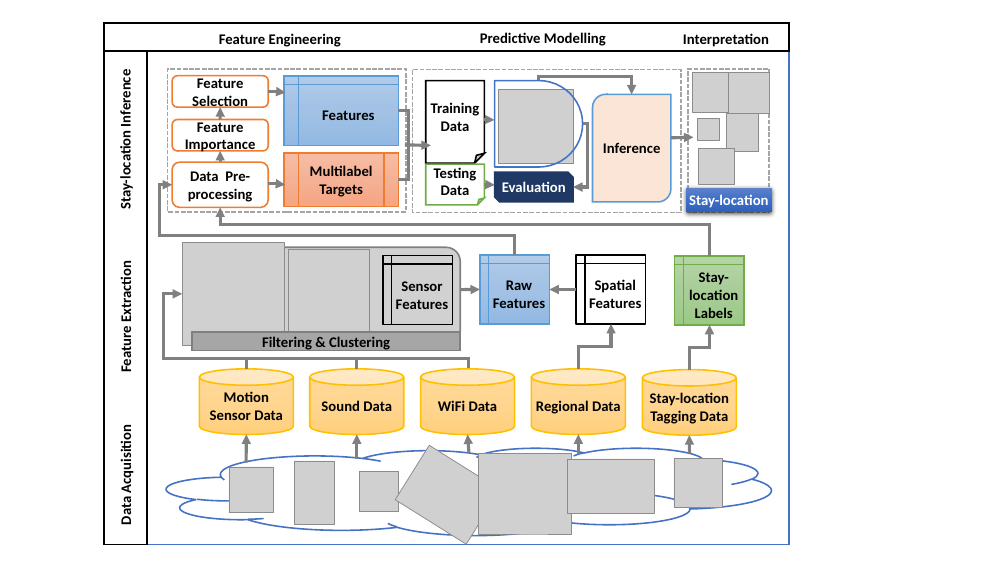
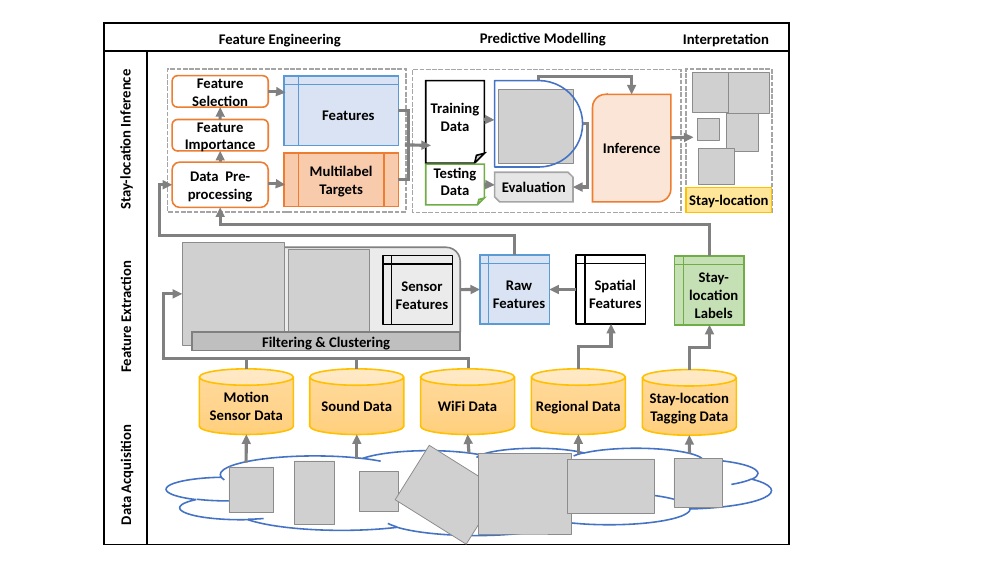
Before and after one commit to prasenjit52282/BuStop, a slide deck: slide 1 of 4. MotivationPlots/powerpoints/PoI framework.pptx. Drawn at 1008x567 pixels with LibreOffice and Linux fonts; fonts in the diff are those of the drawing; grey boxes stand for pictures. Boxes give left, top, right and bottom in pixels: in the first picture for what was removed or moved away, otherwise in the second. Text is boxed around its words. In the diff, an @@ line names an element or a change of style, - is before the commit and + after.

```diff
--- a/4. MotivationPlots/powerpoints/PoI framework.pptx
+++ b/4. MotivationPlots/powerpoints/PoI framework.pptx
@@ rectangle at [147, 51, 789, 545]: outline #4472C4 1.5 pt to #000000 1.5 pt @@
@@ flow chart internal storage "Features" at [284, 76, 399, 145]: fill gradient #B1CBE9 to #A3C1E5 to #93B9E4 to #DAE3F3 @@
@@ round diag rect "Inference" at [593, 95, 671, 202]: outline #5B9BD5 1.5 pt to #ED7D31 1.5 pt @@
@@ flow chart predefined process "Multilabel Targets" at [284, 153, 399, 206]: fill gradient #F7BDA5 to #F5B196 to #F8A582 to #F8CBAD @@
@@ snip diag rect "Evaluation" at [495, 172, 573, 202]: text colour #FFFFFF to #000000; fill #203864 to #E7E6E6; outline #203864 1.5 pt to #A5A5A5 1.5 pt @@
@@ rectangle "Stay-location" at [687, 188, 772, 212]: text colour #FFFFFF to #000000; fill gradient #6183CB to #3E70CA to #3062BB to #FFE699; outline none to #FFC000 1.5 pt; shadow off @@
@@ round rect at [192, 247, 461, 332]: fill #A5A5A5 at 50% opacity to #D9D9D9 at 50% opacity @@
@@ flow chart internal storage "Raw" at [480, 255, 550, 324]: fill gradient #B1CBE9 to #A3C1E5 to #93B9E4 to #DAE3F3 @@
@@ flow chart internal storage "Stay-location Labels" at [675, 256, 744, 324]: fill gradient #B5D5A7 to #AACE9A to #9CC987 to #C5E0B4 @@
@@ rectangle "Filtering & Clustering" at [192, 332, 461, 351]: fill #A6A6A6 to #BFBFBF @@
```
Also in this commit, not shown: 3 other files.
